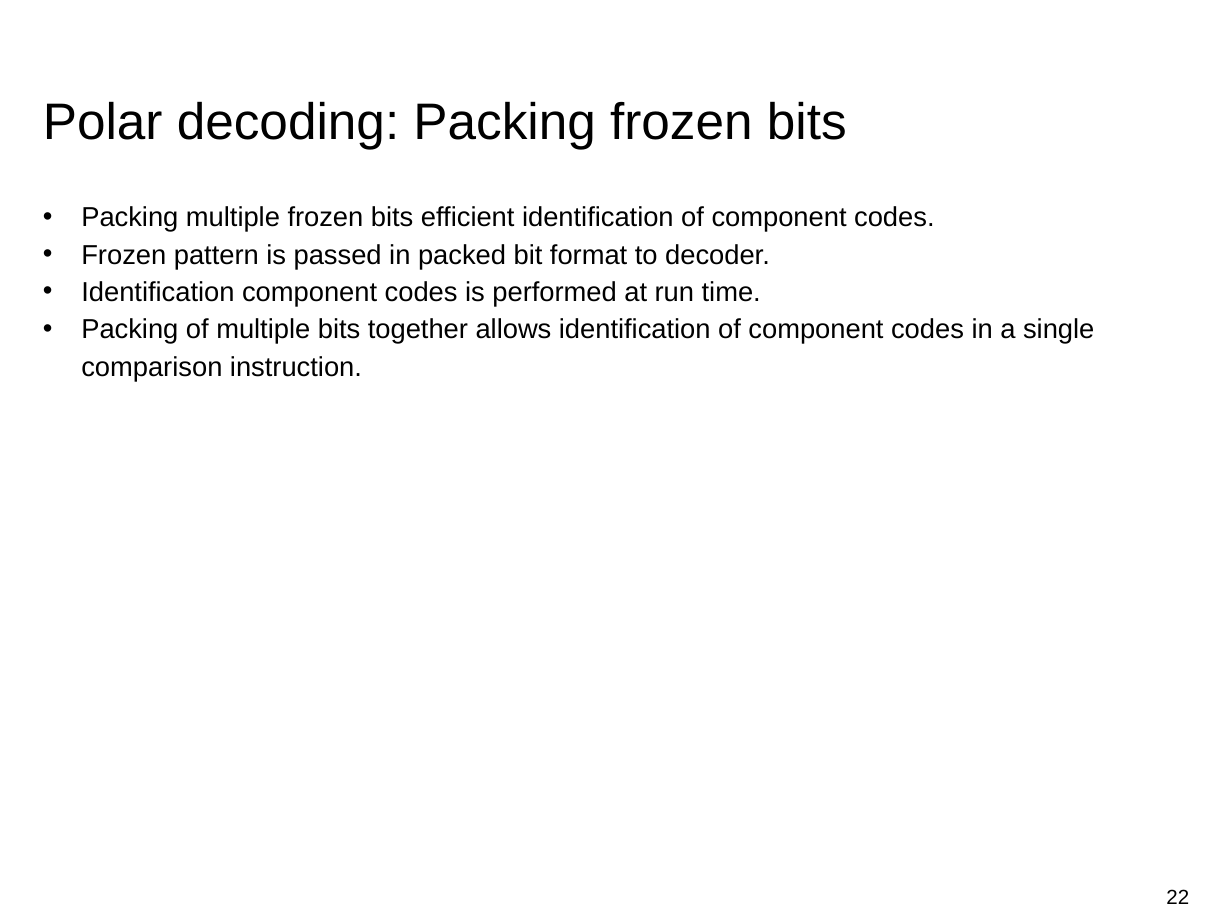
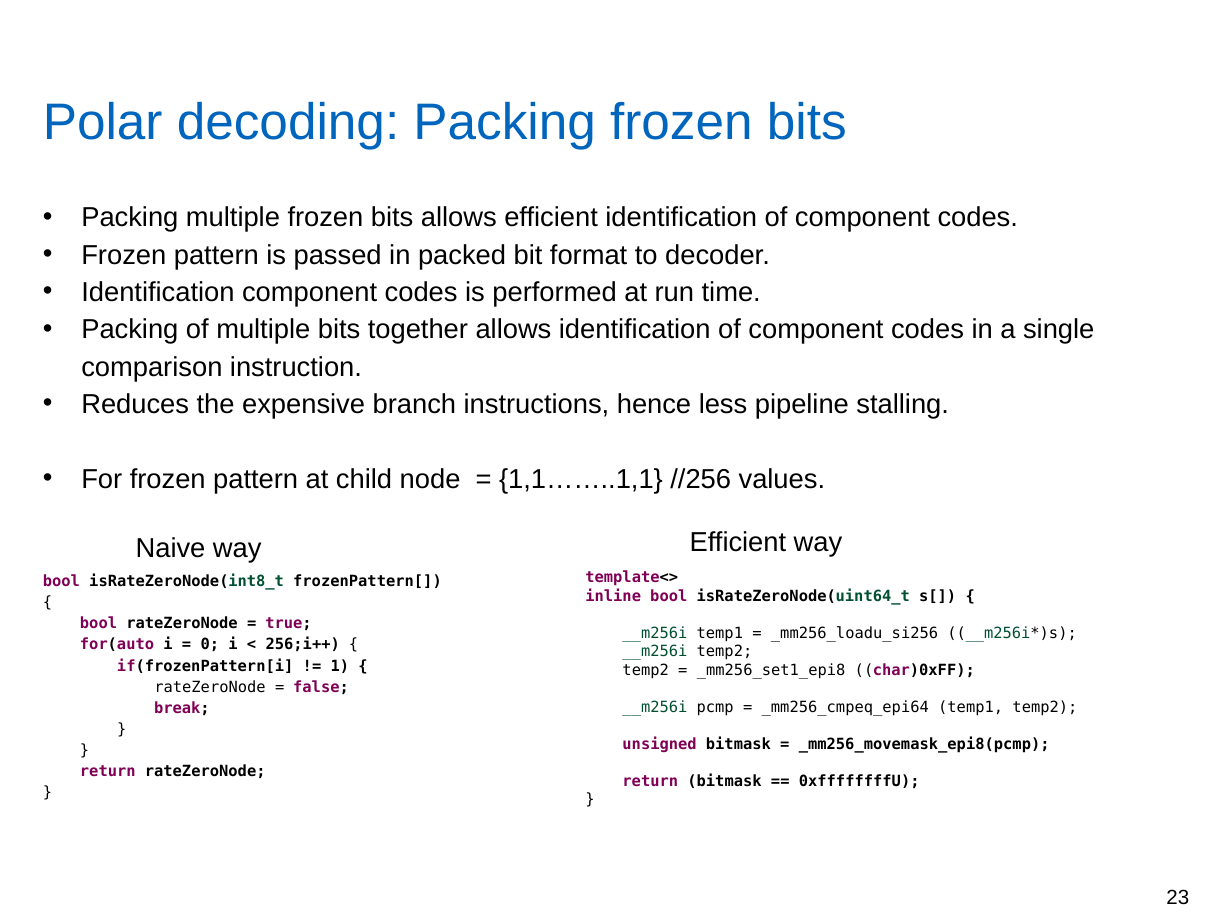
Before and after one commit to yadhu1961/thesis_5GPolorCodes, a slide deck: slide 23 of final_presentation/finalPpt.pptx (slide 22 before the commit). Drawn at 1232x924 pixels with LibreOffice and Linux fonts; fonts in the diff are those of the drawing; background and template pictures are left out. Boxes give left, top, right and bottom in pixels: in the first picture for what was removed or moved away, otherwise in the second. Text is boxed around its words. In the diff, an @@ line names an element or a change of style, - is before the commit and + after.

Commit message:
Draft of final presentation

```diff
--- a/final_presentation/finalPpt.pptx
+++ b/final_presentation/finalPpt.pptx
@@ title "Polar decoding: Packing frozen bits" at (x1=43, y1=101, x2=847, y2=149): text colour #000000 to #0065BD @@
@@ text at (x1=81, y1=206, x2=1018, y2=232): text changed @@
-• Packing multiple frozen bits efficient identification of component codes.
+• Packing multiple frozen bits allows efficient identification of component codes.
@@ text at (x1=43, y1=393, x2=948, y2=779): paragraphs added @@
+• Reduces the expensive branch instructions, hence less pipeline stalling.
+• For frozen pattern at child node = {1,1……..1,1} //256 values.
+bool isRateZeroNode(int8_t frozenPattern[])
+{
+bool rateZeroNode = true;
+for(auto i = 0; i < 256;i++) {
+if(frozenPattern[i] != 1) {
+rateZeroNode = false;
+break;
+}
+}
+return rateZeroNode;
+}
@@ text added at (x1=136, y1=537, x2=262, y2=562), 16 pt, text #000000 @@
+Naive way
@@ text added at (x1=690, y1=531, x2=843, y2=557), 16 pt, text #000000 @@
+Efficient way
@@ text added at (x1=585, y1=570, x2=1077, y2=789), 9 pt, text #000000, bold @@
+template<>
+inline bool isRateZeroNode(uint64_t s[]) {
+__m256i temp1 = _mm256_loadu_si256 ((__m256i*)s);
+__m256i temp2;
+temp2 = _mm256_set1_epi8 ((char)0xFF);
+__m256i pcmp = _mm256_cmpeq_epi64 (temp1, temp2);
+unsigned bitmask = _mm256_movemask_epi8(pcmp);
+return (bitmask == 0xffffffffU);
+}
@@ page number at (x1=1166, y1=889, x2=1189, y2=905): text changed @@
-22
+23
```
Also in this commit, not shown: 25 other slides changed, 5 slides added, 4 slides removed, 18 other files.
